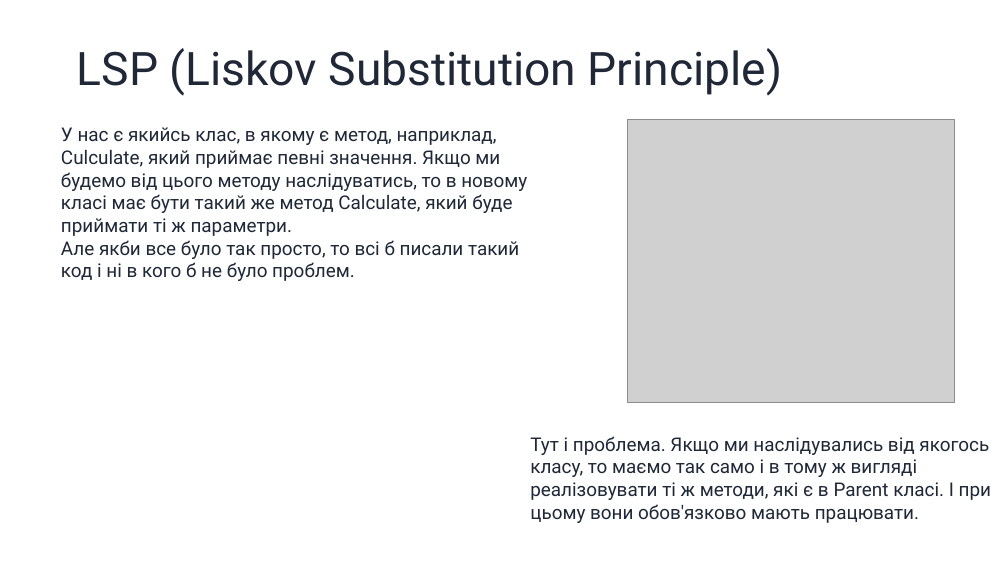
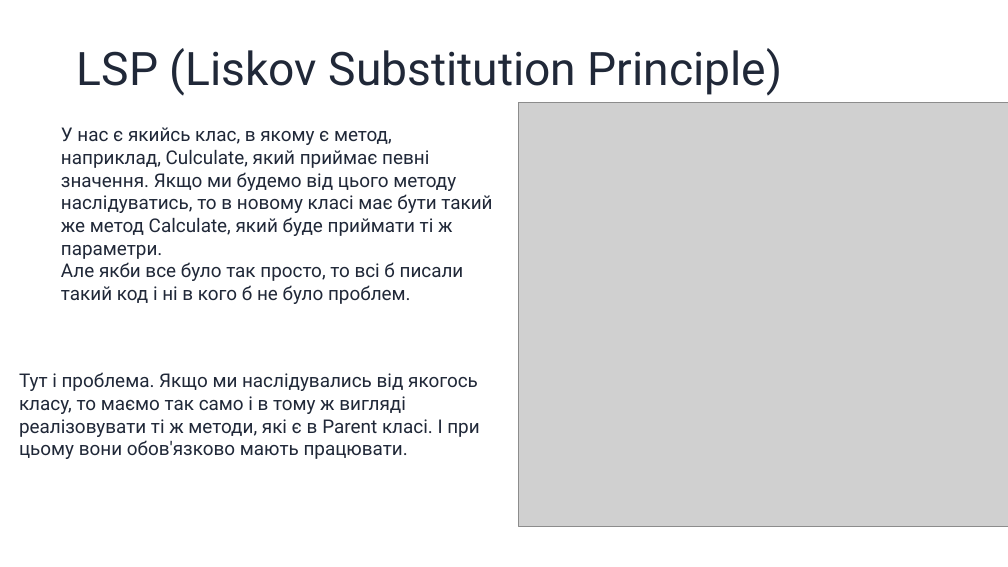
Before and after one commit to arg3ntuum/JavaCourse, a slide deck: slide 26 of Java Урок 16 ООП. OOД SOLID, DRY, KISS, YAGNI.pptx. Drawn at 1008x567 pixels with LibreOffice and Linux fonts; fonts in the diff are those of the drawing; grey boxes stand for pictures. Boxes give left, top, right and bottom in pixels: in the first picture for what was removed or moved away, otherwise in the second. Text is boxed around its words. In the diff, an @@ line names an element or a change of style, - is before the commit and + after.

```diff
--- a/Java Урок 16 ООП. OOД SOLID, DRY, KISS, YAGNI.pptx
+++ b/Java Урок 16 ООП. OOД SOLID, DRY, KISS, YAGNI.pptx
@@ text "У нас є якийсь клас, ..." rewrapped from bbox=[61, 127, 527, 281] to bbox=[61, 127, 492, 304] @@
@@ picture: place and size @@
-picture at bbox=[628, 119, 955, 403]
+picture at bbox=[519, 103, 1008, 527]
@@ text "Тут і проблема. Якщо ми ...": place and size @@
-text "Тут і проблема. Якщо ми ..." at bbox=[530, 436, 991, 523]
+text "Тут і проблема. Якщо ми ..." at bbox=[19, 372, 479, 459]
```
Also in this commit, not shown: 3 other slides changed, 30 other files.
